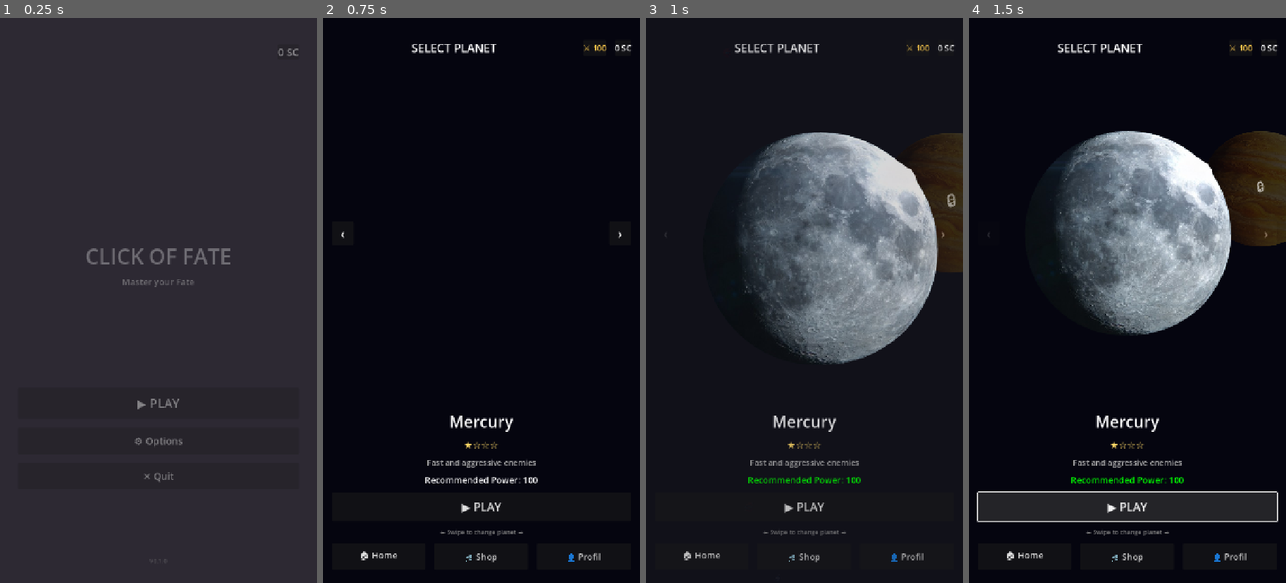
Above: before the commit, frames 1-4 (left to right).
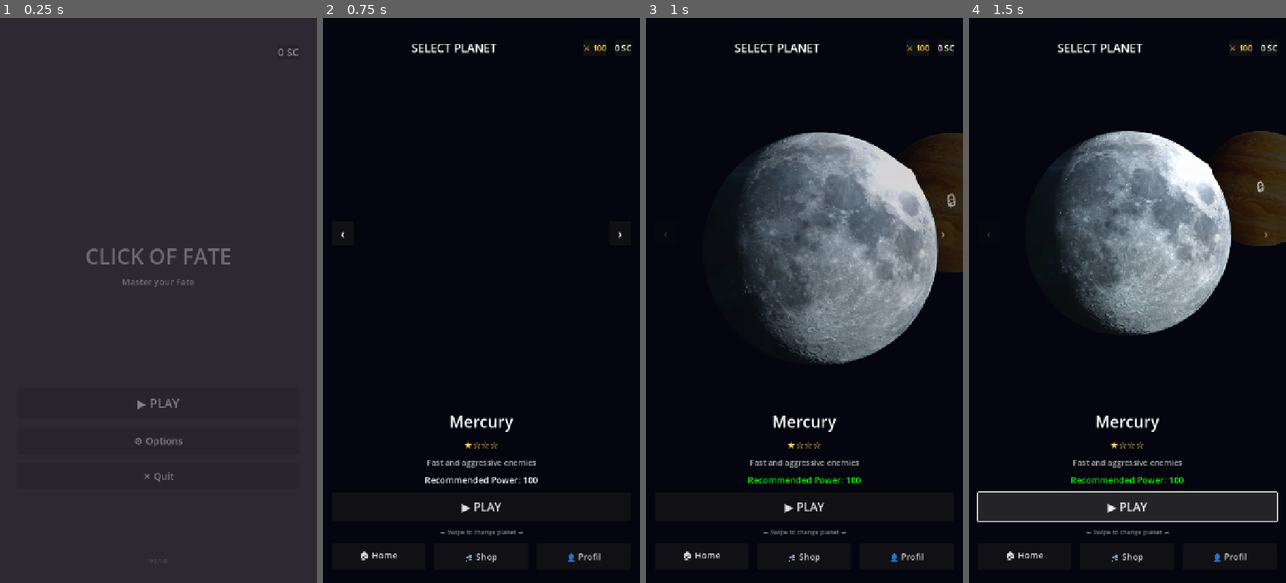
Above: after the commit, the same moments.

Repository: toms-beatz/the-click-of-fate
Game: Godot game, scene res://scenes/ui/main_menu.tscn
Same seed, same stepped clock (60 frames per second), same inputs: the game is played once before the commit and once after it.
Inputs:
- Up to frame 1 (0.25 s): no input
- Up to frame 2 (0.75 s): click "▶ PLAY" at 0.5 s
- Up to frame 3 (1 s): no input
- Up to frame 4 (1.5 s): click "▶ PLAY" at 1.25 s

Frames 1-2 are identical in both runs. In frame 3, 0.4% of the frame differs, in the area x 12-98%, y 4-97%; in frame 4, nothing differs.

Commit message:
ajout background mais bug

Diff:
--- /dev/null
+++ b/scripts/core/managers/background_manager.gd
@@ -0,0 +1,114 @@
+## BackgroundManager - Gestion centralisée des fonds d'écran
+##
+## Permet de charger et appliquer des backgrounds facilement sur toute les scènes.
+## Utilise un cache pour optimiser les performances.
+##
+## Usage:
+##   BackgroundManager.set_background(get_node("TextureRect"), "main_menu")
+##   BackgroundManager.set_background_by_planet(get_node("TextureRect"), 2)  # Mars
+
+class_name BackgroundManager
+extends Node
+
+## Cache des textures chargées (pour éviter de recharger)
+var _texture_cache: Dictionary = {}
+
+## Chemins des backgrounds
+const BG_PATHS := {
+	# Menus
+	"main_menu": "res://assets/sprites/background/bg_main_menu.png",
+	"level_select": "res://assets/sprites/background/bg_level_select.png",
+	"profile_menu": "res://assets/sprites/background/bg_profile_menu.png",
+	"shop_menu": "res://assets/sprites/background/bg_shop_menu.png",
+	"options_menu": "res://assets/sprites/background/bg_options_menu.png",
+	"pause_menu": "res://assets/sprites/background/bg_pause_menu.png",
+	"victory_screen": "res://assets/sprites/background/bg_victory.png",
+	"defeat_screen": "res://assets/sprites/background/bg_defeat.png",
+
+	# Combats par planète
+	"combat_mercury": "res://assets/sprites/background/bg_mercury_combat.png",
+	"combat_venus": "res://assets/sprites/background/bg_venus_combat.png",
+	"combat_mars": "res://assets/sprites/background/bg_mars_combat.png",
+	"combat_earth": "res://assets/sprites/background/bg_earth_combat.png",
+
+	# Génériques
+	"space_static": "res://assets/sprites/background/bg_space_static.png",
+	"space_nebula": "res://assets/sprites/background/bg_space_nebula.png",
+}
+
+## Planet IDs
+const PLANET_NAMES := ["mercury", "venus", "mars", "earth"]
+
+
+## Charge une texture en cache
+func _get_texture(key: String) -> Texture2D:
+	if key in _texture_cache:
+		return _texture_cache[key]
+
+	var path = BG_PATHS.get(key, "")
+	if path.is_empty() or not ResourceLoader.exists(path):
+		push_warning("BackgroundManager: Background '%s' non trouvé (chemin: %s)" % [key, path])
+		return null
+
+	var texture = load(path) as Texture2D
+	if texture:
+		_texture_cache[key] = texture
+	return texture
+
+
+## Applique un background sur un TextureRect
+func set_background(rect: TextureRect, background_key: String) -> void:
+	if not rect:
+		push_error("BackgroundManager: TextureRect invalide")
+		return
+
+	var texture = _get_texture(background_key)
+	if texture:
+		rect.texture = texture
+		rect.expand_mode = TextureRect.EXPAND_IGNORE_SIZE
+		rect.stretch_mode = TextureRect.STRETCH_KEEP_ASPECT_CENTERED
+
+
+## Applique un background selon la planète (pour les combats)
+func set_background_by_planet(rect: TextureRect, planet_index: int) -> void:
+	if planet_index < 0 or planet_index >= PLANET_NAMES.size():
+		push_error("BackgroundManager: Index planète invalide: %d" % planet_index)
+		return
+
+	var planet_name = PLANET_NAMES[planet_index]
+	var background_key = "combat_%s" % planet_name
+	set_background(rect, background_key)
+
+
+## Applique un background selon le nom de la scène
+func set_background_by_scene(rect: TextureRect, scene_name: String) -> void:
+	# Mapper les noms de scènes aux clés de background
+	var scene_map := {
+		"main_menu": "main_menu",
+		"level_select": "level_select",
+		"profile_menu": "profile_menu",
+		"shop_menu": "shop_menu",
+		"options_menu": "options_menu",
+		"pause_menu": "pause_menu",
+		"victory": "victory_screen",
+		"defeat": "defeat_screen",
+	}
+
+	var background_key = scene_map.get(scene_name, "space_static")
+	set_background(rect, background_key)
+
+
+## Précharge tous les backgrounds (optionnel, pour éviter les ralentissements)
+func preload_all_backgrounds() -> void:
+	for key in BG_PATHS.keys():
+		_get_texture(key)
+
+
+## Libère le cache (optionnel, pour économiser la mémoire)
+func clear_cache() -> void:
+	_texture_cache.clear()
+
+
+## Retourne le chemin d'un background
+func get_background_path(background_key: String) -> String:
+	return BG_PATHS.get(background_key, "")
--- a/scripts/ui/level_select.gd
+++ b/scripts/ui/level_select.gd
@@ -125,6 +125,7 @@
 func _ready() -> void:
 	_connect_signals()
 	_update_displays()
+	_create_background()
 	# Attendre que le carousel_container ait sa taille
 	await get_tree().process_frame
 	_calculate_planet_sizes()
@@ -151,6 +152,25 @@
 
 	if SaveManager:
 		SaveManager.currency_changed.connect(_on_currency_changed)
+
+
+## Crée et ajoute le background avec opacité
+var background_rect: TextureRect  # Référence pour l'animation
+
+func _create_background() -> void:
+	var bg_texture = load("res://assets/sprites/background/background-menu-selection.png")
+	if bg_texture:
+		background_rect = TextureRect.new()
+		background_rect.name = "BackgroundImage"
+		background_rect.texture = bg_texture
+		background_rect.expand_mode = TextureRect.EXPAND_IGNORE_SIZE
+		background_rect.stretch_mode = TextureRect.STRETCH_SCALE
+		background_rect.modulate = Color(1.0, 1.0, 1.0, 0.5)  # 50% d'opacité
+		background_rect.z_index = -20  # Encore plus derrière que les vaisseaux (-10)
+		background_rect.mouse_filter = Control.MOUSE_FILTER_IGNORE
+		background_rect.set_anchors_preset(Control.PRESET_FULL_RECT)
+		add_child(background_rect)
+		move_child(background_rect, 0)  # Déplace en premier enfant (fond)
 
 
 func _update_displays() -> void:
@@ -500,9 +520,12 @@
 
 
 func _animate_entrance() -> void:
-	modulate.a = 0.0
-	var tween := create_tween()
-	tween.tween_property(self, "modulate:a", 1.0, 0.3)
+	# Animer seulement les éléments UI, pas le background
+	# On anime le carousel et les boutons directement
+	if carousel_container:
+		carousel_container.modulate.a = 0.0
+		var carousel_tween := create_tween()
+		carousel_tween.tween_property(carousel_container, "modulate:a", 1.0, 0.3)
 
 	# Animer les planètes avec un effet "pop"
 	for i in range(planet_nodes.size()):
@@ -522,10 +545,10 @@
 	spaceships_container = Control.new()
 	spaceships_container.name = "SpaceshipsBackground"
 	spaceships_container.set_anchors_preset(Control.PRESET_FULL_RECT)
-	spaceships_container.z_index = -10  # Derrière tout
+	spaceships_container.z_index = -10  # Derrière le contenu, devant le background
 	spaceships_container.mouse_filter = Control.MOUSE_FILTER_IGNORE
 	add_child(spaceships_container)
-	move_child(spaceships_container, 0)  # Premier enfant = plus en arrière
+	move_child(spaceships_container, 1)  # Après le background (index 0)
 
 	# Spawner quelques vaisseaux initiaux
 	for i in range(4):
Binary file added: assets/sprites/background/background-menu-selection.png
Not shown, added: assets/sprites/background/background-menu-selection.png.import
Not shown, added: assets/sprites/enemies/mercury-sprites-on-knee.png.import
Not shown, added: assets/sprites/enemies/mercury-sprites-shooting.png.import
Not shown, added: assets/sprites/enemies/mercury-sprites-standing.png.import
Not shown, added: assets/sprites/planets/earth.png.import
Not shown, added: assets/sprites/planets/mars.png.import
Not shown, added: assets/sprites/planets/mercury.png.import
Not shown, added: assets/sprites/planets/venus.png.import
Not shown, changed: export_presets.cfg
Not shown, added: scripts/core/managers/background_manager.gd.uid
Not shown, added: BACKGROUNDS_SETUP.md
(and 2 more such lines)
